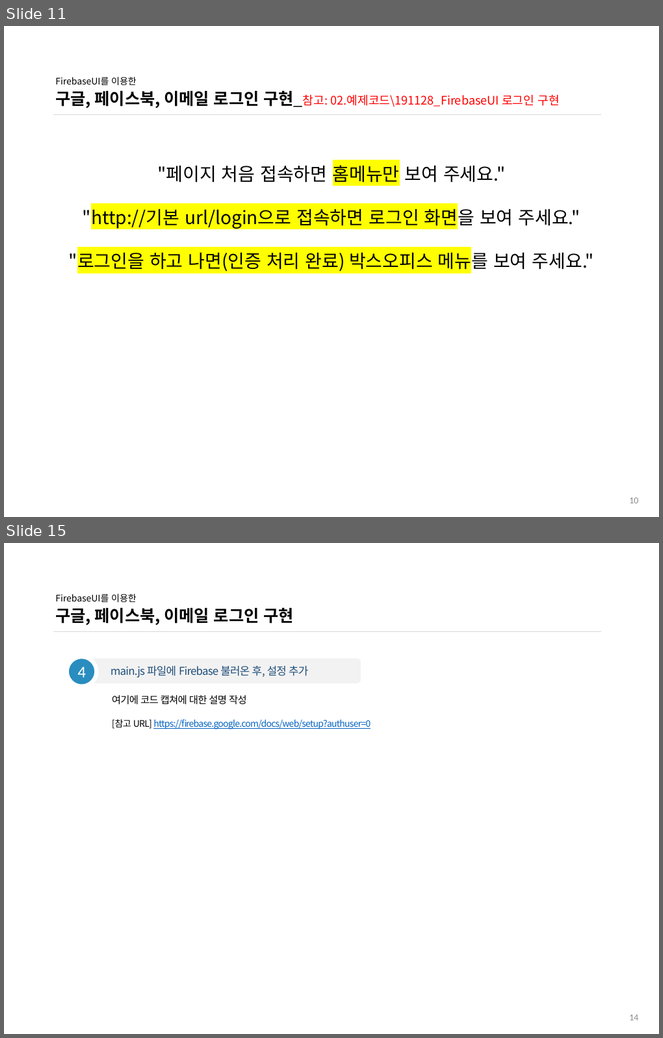
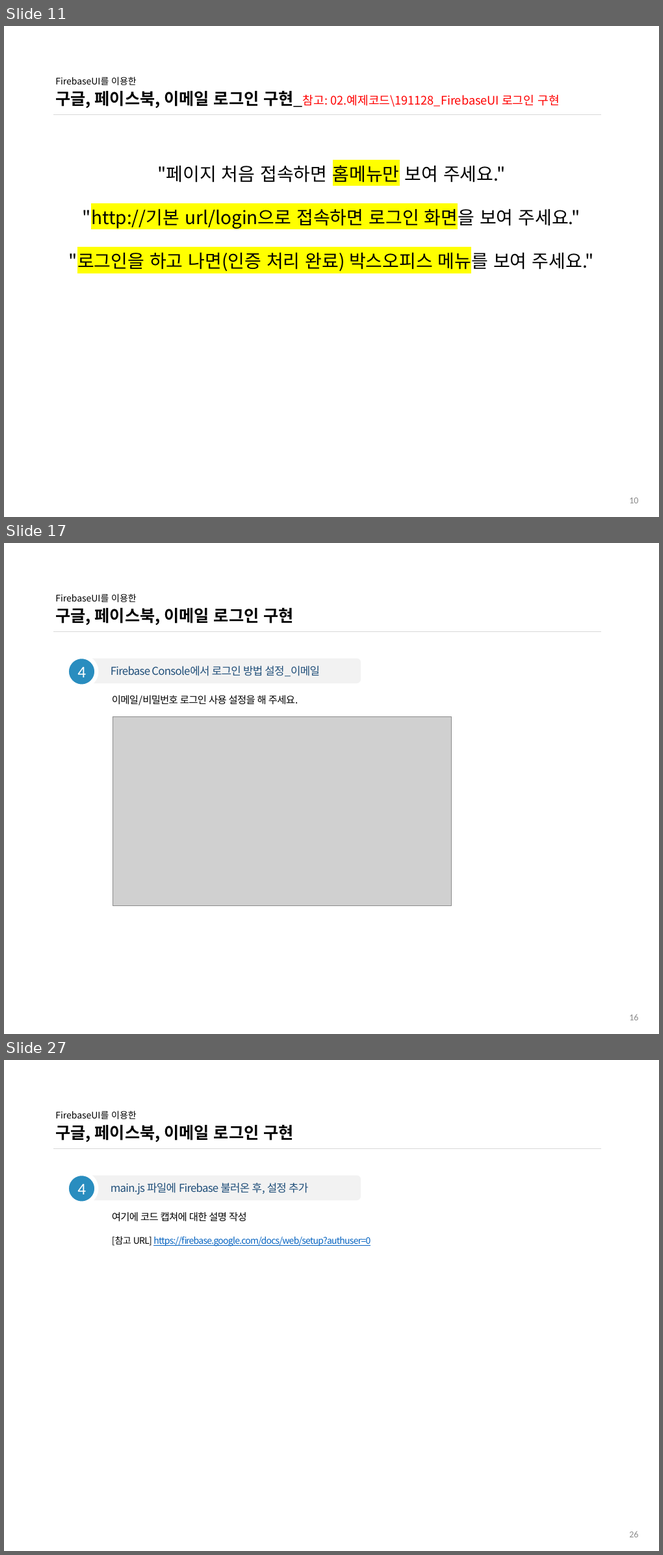
Before and after one commit to ddowon/vueStudy, a slide deck: 01.참고자료/191128_FirebaseUI 로그인 구현.pptx. Shown one above the other, each under a label of ours: slides 11 and 15 before the commit, slides 11, 17 and 27 after it; the slides between them are not shown. The pictures are 663x1038 and 663x1555 pixels, drawn with LibreOffice and Linux fonts; fonts in the diff are those of the drawing; grey boxes stand for pictures; background and template pictures are left out. Boxes give left, top, right and bottom in pixels: in the first picture for what was removed or moved away, otherwise in the second. Text is boxed around its words. In the diff, an @@ line names an element or a change of style, - is before the commit and + after.

Commit message:
12월 5일 15차 FirebaseUI 인증 스터디 자료 내용 보완

```diff
--- a/01.참고자료/191128_FirebaseUI 로그인 구현.pptx
+++ b/01.참고자료/191128_FirebaseUI 로그인 구현.pptx
@@ slide 17 added at (4,543,659,1034), background #FFFFFF @@
@@ title added at (55,594,294,626), 18 pt, text #000000, bold @@
+FirebaseUI를 이용한
+구글, 페이스북, 이메일 로그인 구현
@@ line added from (53, 631) to (601, 631), #D9D9D9 0.5 pt @@
@@ ellipse added at (67,657,96,687), fill #298DBF, outline #FFFFFF 4.5 pt, 18 pt, text #FFFFFF @@
+4
@@ rounded rectangle added at (83,658,361,683), fill #F2F2F2, 12 pt, text #1F4E79 @@
+Firebase Console에서 로그인 방법 설정_이메일
@@ text added at (112,695,298,705), 11 pt, text #000000 @@
+이메일/비밀번호 로그인 사용 설정을 해 주세요.
@@ picture added at (113,717,451,906) @@
@@ page number added at (629,1015,638,1021), 10 pt, text #8C8C8C @@
+16
@@ what was slide 15 is now slide 27 @@
@@ page number at (629,1532,638,1538): text changed @@
-14
+26
```
Also in this commit, not shown: 5 slides changed, 11 other slides added.
